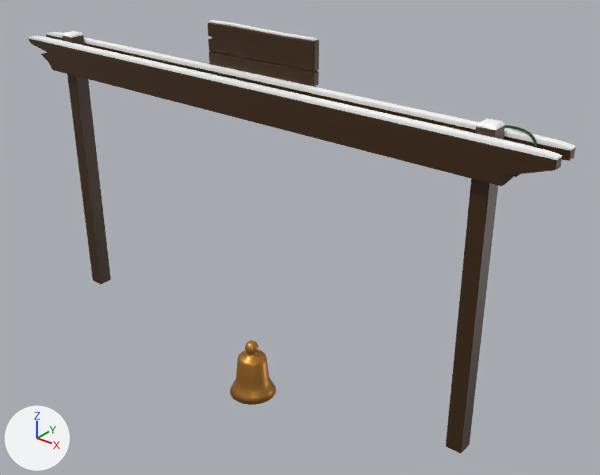
An edit to the glTF model holiday2021/holiday2021.glb, drawn before and after from the same camera.
Before and after are seen from a 50 mm camera at (19.1, -20.8, 18.5) aimed at (1.6, 1.1, 5.0). The lights are fixed; the arrows at lower left show +X, +Y and +Z. Vertices at the same position are counted once.

Names of what the first picture shows: 'arbor', 'bell'.
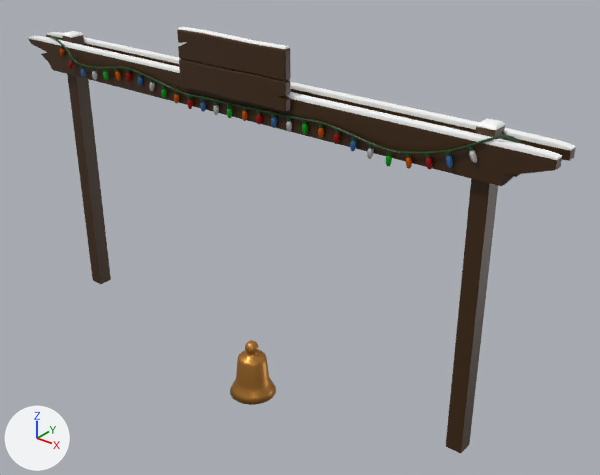
Edits to the bpy script that builds the scene:
```text
Change me_arbor:
    remove me_arbor.from_pydata(...)  # 3569 vertices, 6680 faces; spans x -11.6..11.6, y -0.6..0.9, z -0.1..12.6
    add me_arbor.from_pydata(...)  # 4033 vertices, 6680 faces; spans x -11.6..11.6, y -0.9..0.9, z -0.1..12.6
    me_arbor part 1: the loose piece of 136 vertices spanning x -2.2..2.6, y 0.6..0.9, z 11.5..12.6 is mirrored in y about the mesh origin
    me_arbor part 2: the loose piece of 106 vertices spanning x -2.2..2.6, y 0.6..0.9, z 10.5..11.5 is mirrored in y about the mesh origin
    me_arbor part 3: the loose piece of 1308 vertices spanning x -10.5..10.8, y -0.4..0.9, z 10.0..11.2 is copied, and the copy is turned -180 degrees about the z axis through the mesh origin; it spans x -10.8..10.5, y -0.9..0.4, z 10.0..11.2
    me_arbor part 4: the loose piece of 49 vertices spanning x -0.7..-0.6, y 0.6..0.8, z 9.8..10.1 is turned -180 degrees about the z axis through the mesh origin
    me_arbor part 5: the loose piece of 49 vertices spanning x -0.1..0.1, y 0.7..0.9, z 9.7..10.1 is turned -180 degrees about the z axis through the mesh origin
    me_arbor part 6: the loose piece of 49 vertices spanning x 0.6..0.7, y 0.7..0.8, z 9.7..10.1 is turned -180 degrees about the z axis through the mesh origin
    me_arbor part 7: the loose piece of 49 vertices spanning x 1.2..1.4, y 0.6..0.8, z 9.7..10.1 is turned -180 degrees about the z axis through the mesh origin
    me_arbor part 8: the loose piece of 49 vertices spanning x -3.4..-3.2, y 0.6..0.8, z 9.8..10.2 is scaled about its middle by (-0.994, -1, 1), then moved by (1.3, -1.5, -0.2)
    me_arbor part 9: the loose piece of 49 vertices spanning x -5.9..-5.7, y 0.7..0.9, z 9.6..10.0 is scaled about its middle by (-0.984, -1, 1), then moved by (0.6, -1.5, 0.5)
    me_arbor part 10: the loose piece of 49 vertices spanning x -6.6..-6.4, y 0.7..0.9, z 9.5..9.9 is scaled about its middle by (-0.985, -1, 0.985), then moved by (0.7, -1.5, 0.5)
    me_arbor part 11: the loose piece of 49 vertices spanning x 3.2..3.4, y 0.6..0.8, z 9.8..10.2 is scaled about its middle by (-0.901, -1, 1.01), then moved by (-2.0, -1.5, -0.1)
    me_arbor part 12: the loose piece of 49 vertices spanning x -2.0..-1.9, y 0.6..0.8, z 9.8..10.1 is turned -180 degrees about the z axis through the mesh origin
    me_arbor part 13: the loose piece of 49 vertices spanning x 3.8..4.0, y 0.6..0.8, z 10.0..10.3 is scaled about its middle by (-0.861, -1, 1.01), then moved by (-1.3, -1.4, -0.2)
    me_arbor part 14: the loose piece of 49 vertices spanning x 4.5..4.7, y 0.6..0.8, z 10.1..10.4 is scaled about its middle by (-0.902, -1, 1), then moved by (-1.3, -1.4, -0.2)
    me_arbor part 15: the loose piece of 49 vertices spanning x 5.1..5.3, y 0.6..0.8, z 10.1..10.5 is scaled about its middle by (-0.98, -1, 1), then moved by (-1.3, -1.4, -0.3)
    me_arbor part 16: the loose piece of 49 vertices spanning x 5.7..5.9, y 0.6..0.8, z 10.1..10.4 is scaled about its middle by (-0.758, -1, 0.998), then moved by (-1.3, -1.5, -0.3)
    me_arbor part 17: the loose piece of 49 vertices spanning x 6.4..6.6, y 0.7..0.9, z 10.0..10.3 is scaled about its middle by (-0.831, -1, 0.997), then moved by (-1.3, -1.5, -0.3)
    me_arbor part 18: the loose piece of 49 vertices spanning x 7.0..7.2, y 0.7..0.9, z 9.9..10.2 is scaled about its middle by (-0.933, -1, 0.995), then moved by (-1.3, -1.6, -0.3)
    me_arbor part 19: the loose piece of 49 vertices spanning x 7.7..7.9, y 0.7..0.9, z 9.9..10.2 is scaled about its middle by (-0.994, -1, 1), then moved by (-1.3, -1.6, -0.3)
    me_arbor part 20: the loose piece of 49 vertices spanning x 8.4..8.7, y 0.7..0.9, z 10.1..10.4 is scaled about its middle by (-0.154, -1, 1.09), then moved by (-1.4, -1.5, -0.4)
    me_arbor part 21: the loose piece of 49 vertices spanning x 1.9..2.0, y 0.6..0.8, z 9.7..10.0 is scaled about its middle by (-0.966, -1, 0.966), then moved by (5.9, -1.5, 0.1)
    me_arbor part 22: 12 vertices moved within x -8.4..8.4, y 0.7..0.8, z 10.1..10.5; 1308 vertices removed from x -10.5..10.8, y -0.4..0.9, z 10.0..11.2; 562 vertices added at x -9.2..9.3, y -0.9..-0.6, z 9.9..11.0
```

Where the change shows, as pixel boxes (x1, y1, x2, y2) in the pictures (600 x 475 px; the box of a moved part takes in the faces that stretch with it):
'arbor', reshaped: before (28, 20, 576, 453); after (28, 26, 576, 453)
part 1 of me_arbor, moved or reshaped: before (208, 20, 319, 72); after (177, 26, 291, 81)
part 2 of me_arbor, moved or reshaped: before (209, 51, 319, 87); after (179, 59, 290, 112)
part 3 of me_arbor, added (green): after (50, 35, 520, 154)
part 4 of me_arbor, moved or reshaped (not visible before): after (242, 111, 248, 121)
part 5 of me_arbor, moved or reshaped (not visible before): after (227, 109, 232, 118)
part 6 of me_arbor, moved or reshaped (not visible before): after (213, 105, 219, 115)
part 7 of me_arbor, moved or reshaped (not visible before): after (200, 102, 206, 112)
part 8 of me_arbor, moved or reshaped (not visible before): after (187, 100, 193, 109)
part 9 of me_arbor, moved or reshaped (not visible before): after (126, 73, 131, 82)
part 10 of me_arbor, moved or reshaped (not visible before): after (115, 71, 121, 81)
part 11 of me_arbor, moved or reshaped (not visible before): after (256, 115, 262, 125)
part 12 of me_arbor, moved or reshaped (not visible before): after (271, 118, 277, 128)
part 13 of me_arbor, moved or reshaped (not visible before): after (286, 121, 292, 132)
part 14 of me_arbor, moved or reshaped (not visible before): after (302, 124, 308, 134)
part 15 of me_arbor, moved or reshaped (not visible before): after (318, 128, 324, 138)
part 16 of me_arbor, moved or reshaped (not visible before): after (334, 134, 340, 144)
part 17 of me_arbor, moved or reshaped (not visible before): after (350, 141, 357, 151)
part 18 of me_arbor, moved or reshaped (not visible before): after (367, 149, 374, 159)
part 19 of me_arbor, moved or reshaped (not visible before): after (386, 156, 392, 166)
part 20 of me_arbor, moved or reshaped (not visible before): after (406, 157, 412, 169)
part 21 of me_arbor, moved or reshaped (not visible before): after (426, 158, 432, 169)
part 22 of me_arbor, cut back: before (62, 31, 537, 147); after (61, 45, 477, 168)
